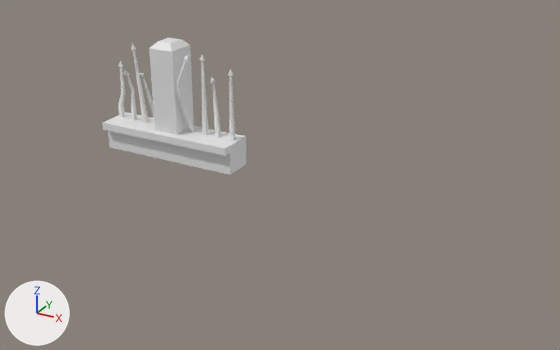
Two versions of the FBX model Assets/ART/3D/Walls/Fence/prop_fence_2.FBX, one commit apart.
Camera for both pictures: a 50 mm camera at (2.0, -5.55, 2.01) aimed at (0.05, -2.01, 0.25). Lighting does not change. The marker at lower left points along +X, +Y and +Z. Where no turn or scale is listed for an object, it has been applied to the vertices.

Names of what the first picture shows: 'fence_v2'.
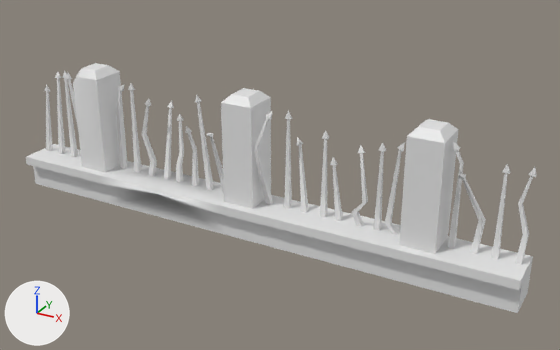
Commit message: Adding Candle Prop Fixing Mausoleum & Fence props

Location of each change, (x1, y1, x2, y2) in pixels of the pictures (560 x 350 px):
```json
{"object": "fence_v2", "change": "reshaped, moved", "before": [102, 38, 246, 175], "after": [26, 63, 536, 313], "on screen": "252% wider, 82% taller"}
{"part": 1, "of": "me_mesh", "change": "added", "after": [62, 71, 78, 157]}
{"part": 2, "of": "me_mesh", "change": "added", "after": [128, 83, 142, 173]}
{"part": 3, "of": "me_mesh", "change": "added", "after": [318, 119, 536, 313]}
{"part": 4, "of": "me_mesh", "change": "added", "after": [26, 63, 176, 218]}
```

The change, as JSON lines over the scene's bpy script:
```json
{"block": "me_mesh", "where": "# used by ob_fence_v2; location = (-1.0, -1.572, 0.0)"}
{"op": "remove", "block": "me_mesh", "code": "me_mesh.from_pydata(...)  # 226 vertices, 202 faces; spans x -0.5..0.5, y -0.173..0.1, z 0.0..0.8"}
{"op": "add", "block": "me_mesh", "code": "me_mesh.from_pydata(...)  # 667 vertices, 606 faces; spans x -1.5..1.5, y -0.173..0.1, z 0.0..0.8"}
{"block": "me_mesh", "change": "me_mesh part 1: the loose piece of 20 vertices spanning x 0.23..0.262, y -0.009..0.021, z 0.189..0.741 is copied, and the copy is mirrored in x about its middle, then moved by (-1.491, 0.0, 0.0); it spans x -1.262..-1.23, y -0.009..0.021, z 0.189..0.741"}
{"block": "me_mesh", "change": "me_mesh part 2: the loose piece of 20 vertices spanning x 0.23..0.262, y -0.009..0.021, z 0.189..0.741 is copied, and the copy is moved by (-1.0, 0.0, 0.0); it spans x -0.77..-0.738, y -0.009..0.021, z 0.189..0.741"}
{"block": "me_mesh", "change": "me_mesh part 3: 227 vertices added at x 0.489..1.5, y -0.15..0.1, z 0.0..0.8"}
{"block": "me_mesh", "change": "me_mesh part 4: 174 vertices added at x -1.5..-0.529, y -0.15..0.1, z 0.0..0.8"}
{"op": "set", "path": "ob_fence_v2.location", "old": "(-1.0, -1.572, 0.0)", "new": "(0.0, -2.279, 0.0)"}
```
